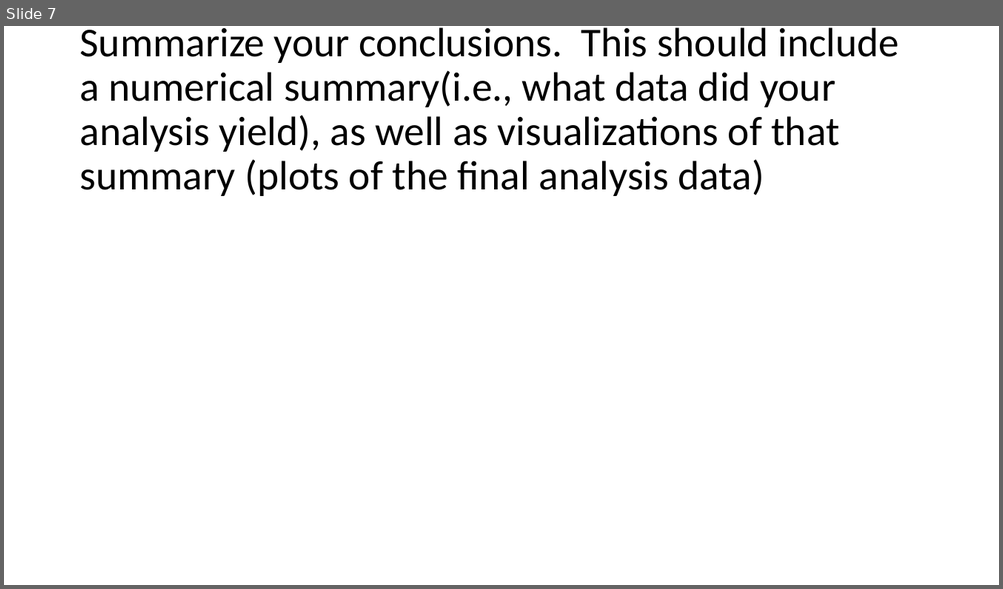
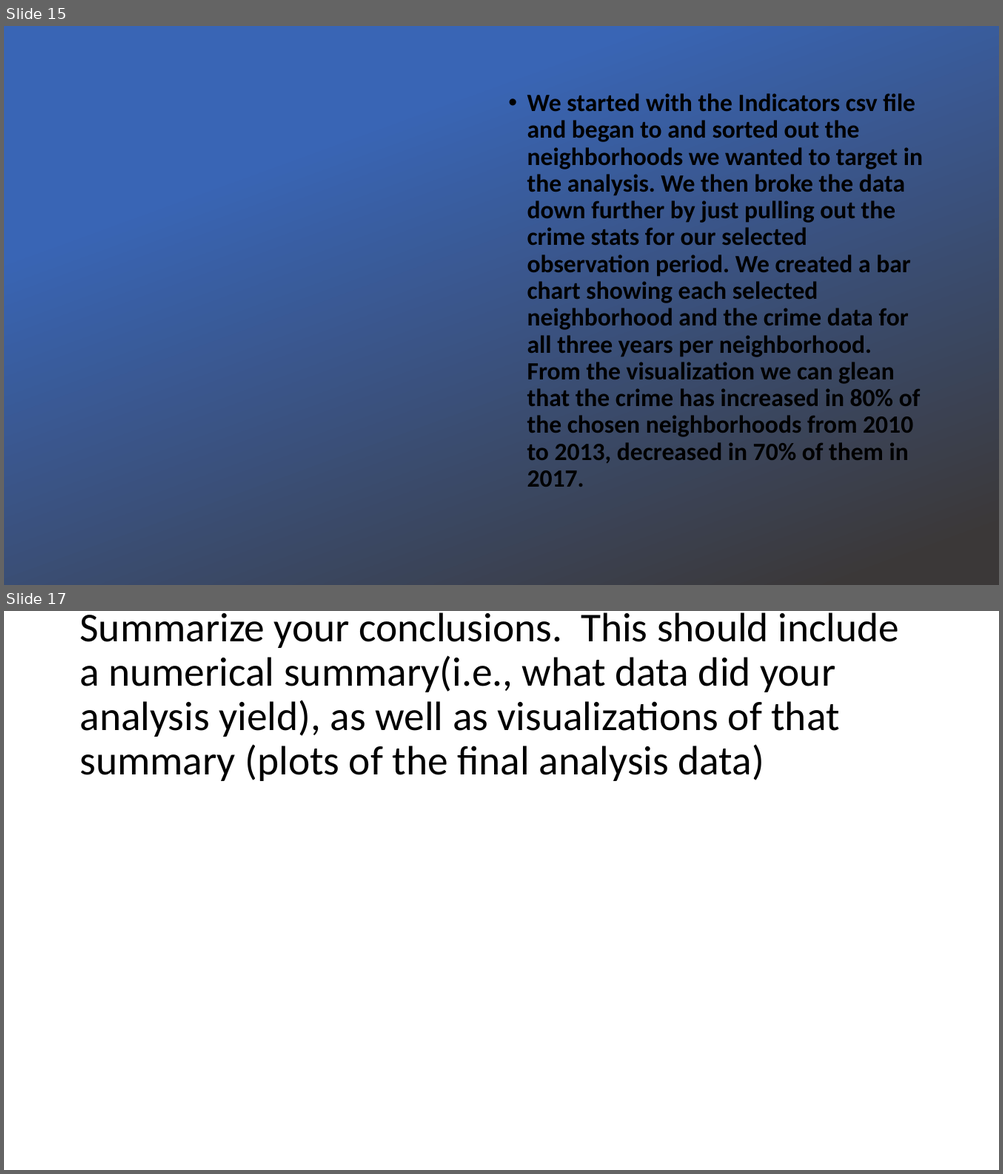
Before and after one commit to nicholasiii/GroupAssignement1, a slide deck: Group 2.pptx. Shown one above the other, each under a label of ours: slide 7 before the commit, slides 15 and 17 after it; the slides between them are not shown. The pictures are 1003x589 and 1003x1174 pixels, drawn with LibreOffice and Linux fonts; fonts in the diff are those of the drawing; background and template pictures are left out. Boxes give left, top, right and bottom in pixels: in the first picture for what was removed or moved away, otherwise in the second. Text is boxed around its words. In the diff, an @@ line names an element or a change of style, - is before the commit and + after.

```diff
--- a/Group 2.pptx
+++ b/Group 2.pptx
@@ slide 15 added at bbox=[4, 26, 999, 585], background picture (left out) @@
@@ rectangle added at bbox=[4, 26, 999, 585], fill gradient #3965B5 to #3B3838 @@
@@ text added at bbox=[527, 93, 922, 487], 24 pt, text #000000, bold @@
+• We started with the Indicators csv file and began to and sorted out the neighborhoods we wanted to target in the analysis. We then broke the data down further by just pulling out the crime stats for our selected observation period. We created a bar chart showing each selected neighborhood and the crime data for all three years per neighborhood. From the visualization we can glean that the crime has increased in 80% of the chosen neighborhoods from 2010 to 2013, decreased in 70% of them in 2017.
@@ what was slide 7 is now slide 17 @@
```
Also in this commit, not shown: 7 slides changed, 9 other slides added, 4 other files.
